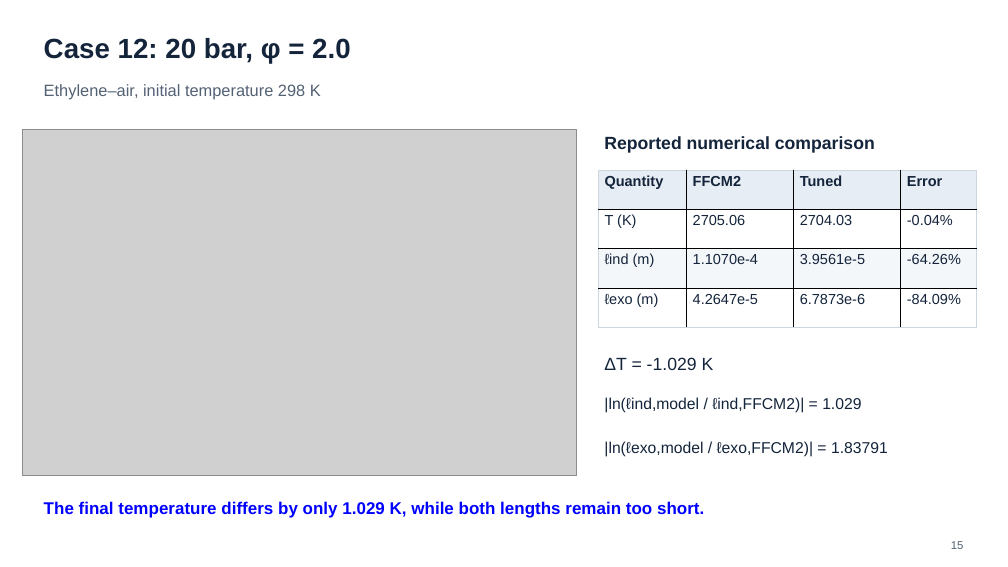
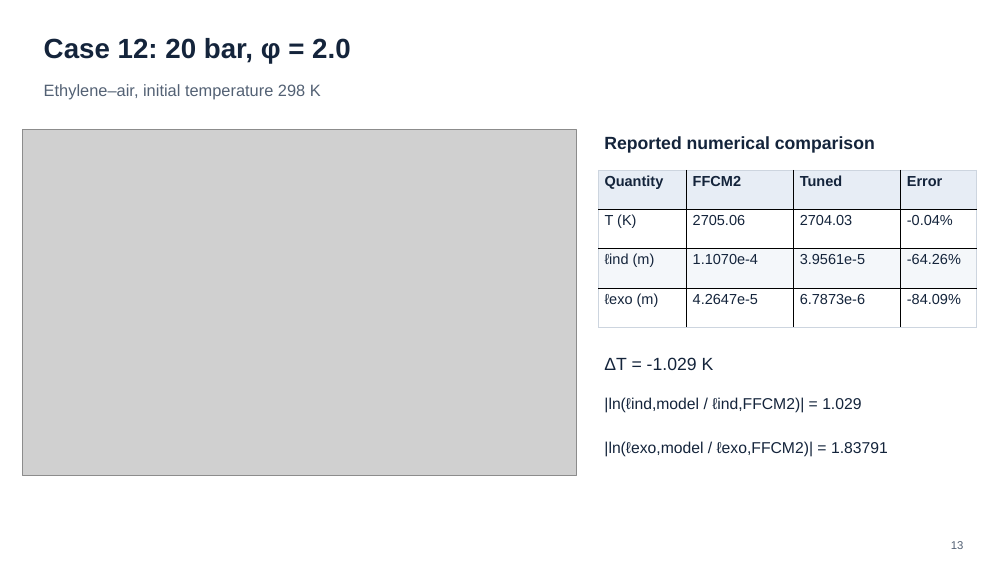
Before and after one commit to Boyuan-Yu-01/kinetic-model-tuning, a slide deck: slide 13 of example/ethylene_ZND/validate/znd_validation_12_cases.pptx (slide 15 before the commit). Drawn at 1008x567 pixels with LibreOffice and Linux fonts; fonts in the diff are those of the drawing; grey boxes stand for pictures. Boxes give left, top, right and bottom in pixels: in the first picture for what was removed or moved away, otherwise in the second. Text is boxed around its words. In the diff, an @@ line names an element or a change of style, - is before the commit and + after.

```diff
--- a/example/ethylene_ZND/validate/znd_validation_12_cases.pptx
+++ b/example/ethylene_ZND/validate/znd_validation_12_cases.pptx
@@ text removed at bbox=[44, 501, 704, 518] @@
-The final temperature differs by only 1.029 K, while both lengths remain too short.
@@ text at bbox=[951, 541, 964, 549]: text changed @@
-15
+13
```
Also in this commit, not shown: 12 other slides changed, 3 slides removed, 1 other file.
